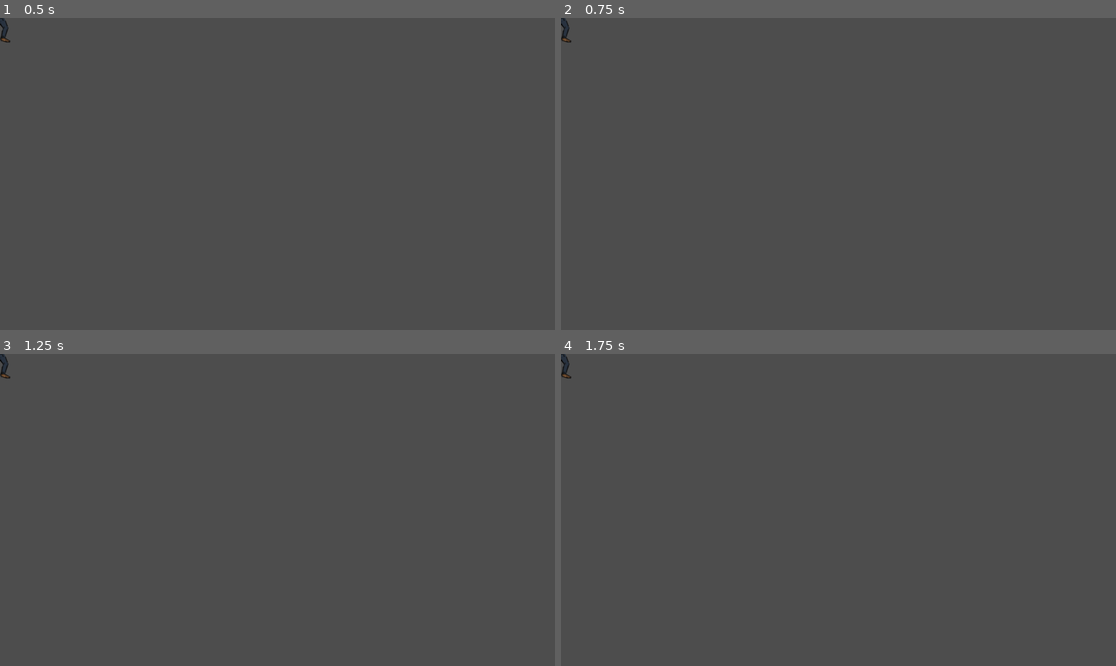
Above: before the commit, frames 1-4 (two rows, left to right).
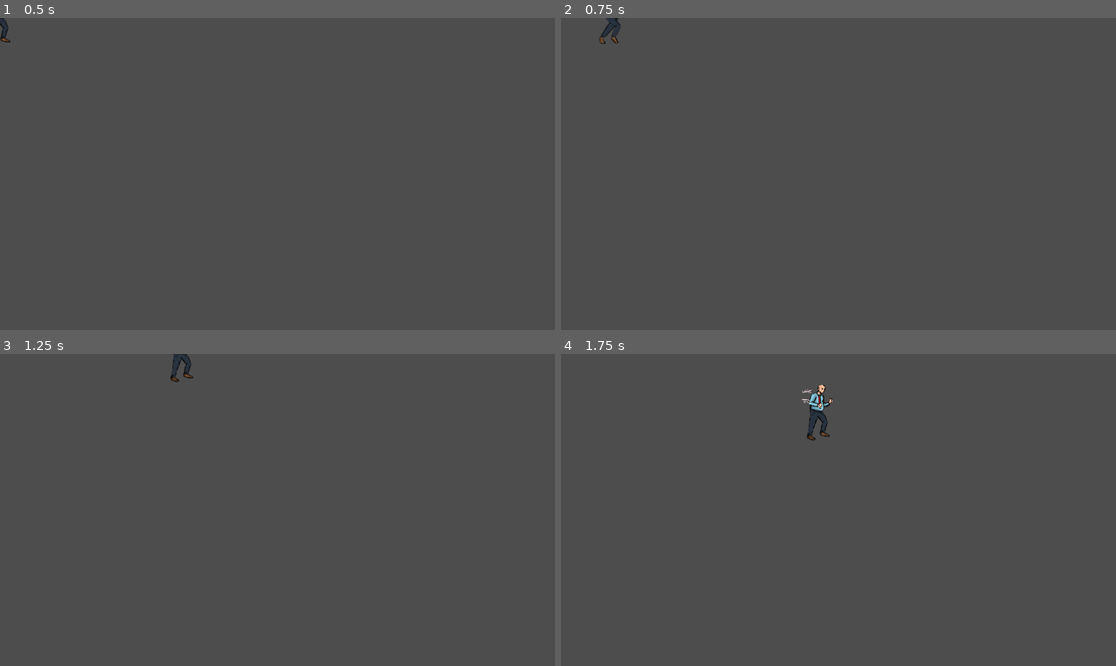
Above: after the commit, the same moments.

Repository: Rionit/GDS-Jam-2025
Game: Godot game, scene res://scenes/PerkMachine.tscn
The game is run twice, just before and just after one commit, with the same random seed, the same clock (stepped at 60 frames per second) and the same inputs. The engine's default icon, where the game draws it, is replaced by a stand-in: a white triangle on a blue panel in a dark square.
Inputs (mouse positions are in pixels of both pictures, inside the frame that each line leads up to):
- Up to frame 1 (0.5 s): no input
- Up to frame 2 (0.75 s): tap Enter (ui_accept) at 0.5 s; move the mouse to (960, 158) at 0.52 s; hold D (right) from 0.53 s (still down); hold Shift (dash) from 0.53 s (still down)
- Up to frame 3 (1.25 s): keep holding D (right); keep holding Shift (dash); tap Enter (ui_accept) at 0.77 s; click (399, 494) at 0.8 s
- Up to frame 4 (1.75 s): move the mouse to (727, 525) at 1.27 s; release D (right) at 1.28 s; release Shift (dash) at 1.28 s; hold S (down) from 1.28 s (still down); click (727, 525) at 1.35 s; tap Enter (ui_accept) at 1.52 s; tap Shift (dash) at 1.55 s

Frame 1 is identical in both runs. In frame 2, 0.3% of the frame differs, in the area x 0-11%, y 0-9%; in frame 3, 0.3%; in frame 4, 0.5%, in the area x 0-49%, y 0-28%.
Error before the commit: Parse Error: No constructor of "Vector2" matches the signature "Vector2(int)". (res://scripts/PlayerController.gd:284)

Commit message:
Added keyboard controls for attacking

Diff:
--- a/project.godot
+++ b/project.godot
@@ -61,9 +61,10 @@
 "events": [Object(InputEventKey,"resource_local_to_scene":false,"resource_name":"","device":-1,"window_id":0,"alt_press …(191 unchanged characters)…
 ]
 }
-shoot={
+attack={
 "deadzone": 0.2,
 "events": [Object(InputEventMouseButton,"resource_local_to_scene":false,"resource_name":"","device":-1,"window_id":0,"a …(258 unchanged characters)…
+, Object(InputEventKey,"resource_local_to_scene":false,"resource_name":"","device":-1,"window_id":0,"alt_pressed":false,"shift_pressed":false,"ctrl_pressed":false,"meta_pressed":false,"pressed":false,"keycode":0,"physical_keycode":32,"key_label":0,"unicode":32,"location":0,"echo":false,"script":null)
 ]
 }
 debug={
--- a/scenes/Player.tscn
+++ b/scenes/Player.tscn
@@ -149,23 +149,10 @@
 [node name="Player" type="Node2D" node_paths=PackedStringArray("animPlayer", "body", "sprite", "dashTimer", "dashVFX")]
 script = ExtResource("1_3li8b")
 animPlayer = NodePath("AnimationPlayer")
-dampeningFactorMoving = null
-dampeningFactorStationary = null
-moveSpeed = null
-dashSpeed = null
-dashDuration = null
-dashMoveCooldown = null
-dashCooldown = null
-dampOppositeDirection = null
-dashVFXAnimDistance = null
 body = NodePath("PlayerBody")
 sprite = NodePath("PlayerBody/PlayerSprite")
 dashTimer = NodePath("DashTimer")
 dashVFX = NodePath("PlayerBody/DashSprite")
-maxSanity = null
-sanityLoss = null
-playerDamage = null
-punchCooldown = null
 
 [node name="PlayerBody" type="CharacterBody2D" parent="."]
 motion_mode = 1
--- a/scripts/PlayerController.gd
+++ b/scripts/PlayerController.gd
@@ -117,13 +117,19 @@
 @export
 var fistHitbox : Area2D
 
+## Cooldown between
 @export_range(0.1, 5)
-var punchCooldown = 0.5
-
+var punchCooldown = 1
+
+## Duration of the punch animation
 @export_range(0.1, 2)
-var punchDuration
-
-@onready
+var punchDuration = 0.6
+
+@export
+var punchTimer : Timer
+
+var canPunch = true
+
 var defaultPunchAnimLen
 
 # Called when the node enters the scene tree for the first time.
@@ -143,6 +149,8 @@
 ## Registers pressed keys
 func _register_keys():
 	_register_move_keys()
+	if Input.is_action_pressed("attack"):
+		pass
 
 ## Registers inputs for player movement
 func _register_move_keys():
@@ -182,6 +190,7 @@
 func _dash(dir : Vector2):
 	canMove = false
 	canDash = false
+	canPunch = false
 
 	animPlayer.stop()
 	_tweenDashVFX(dir)
@@ -264,6 +273,9 @@
 		return
 
 func _punch():
+	canPunch = false
+	canDash = false
+
 	# Moves the hitbox and animation in the appropriate direction
 	var dir = -1 if sprite.flip_h else 1
 	fistHitbox.scale.x *= dir
@@ -274,11 +286,22 @@
 
 	var animLen = min(punchCooldown - 0.05, defaultPunchAnimLen)
 
-	#Sets texture change times
+	#Sets texture change time
 	punchAnim.length = animLen
 	punchAnim.track_set_key_time(0,1, animLen)
 
 	#Sets alpha reduction time and easing
 	punchAnim.track_set_key_time(1,1,animLen)
 	punchAnim.bezier_track_set_key_out_handle(1,0, Vector2(2*animLen/3,-1))
-	punchAnim.bezier_track_set_key_in_handle(1,1, Vector2(1))
+	punchAnim.bezier_track_set_key_in_handle(1,1, Vector2(-animLen/3, 0))
+
+	# Sets hitbox disablement time
+	punchAnim.track_set_key_time(2,1,animLen)
+
+	# Starts the cooldown timer
+	punchTimer.wait_time = punchCooldown
+	punchTimer.start()
+
+	await punchTimer.timeout
+
+	canPunch = true
